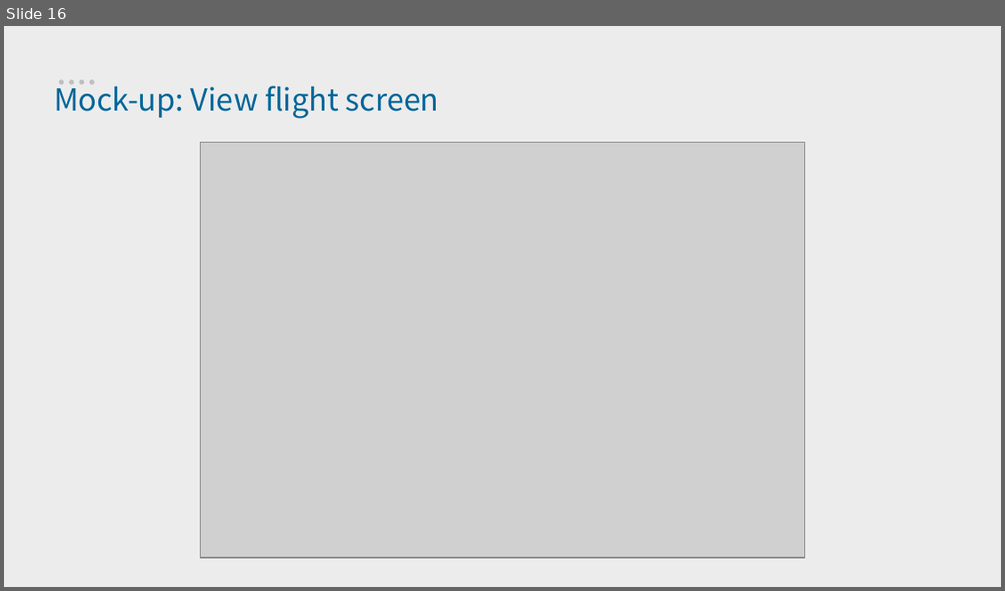
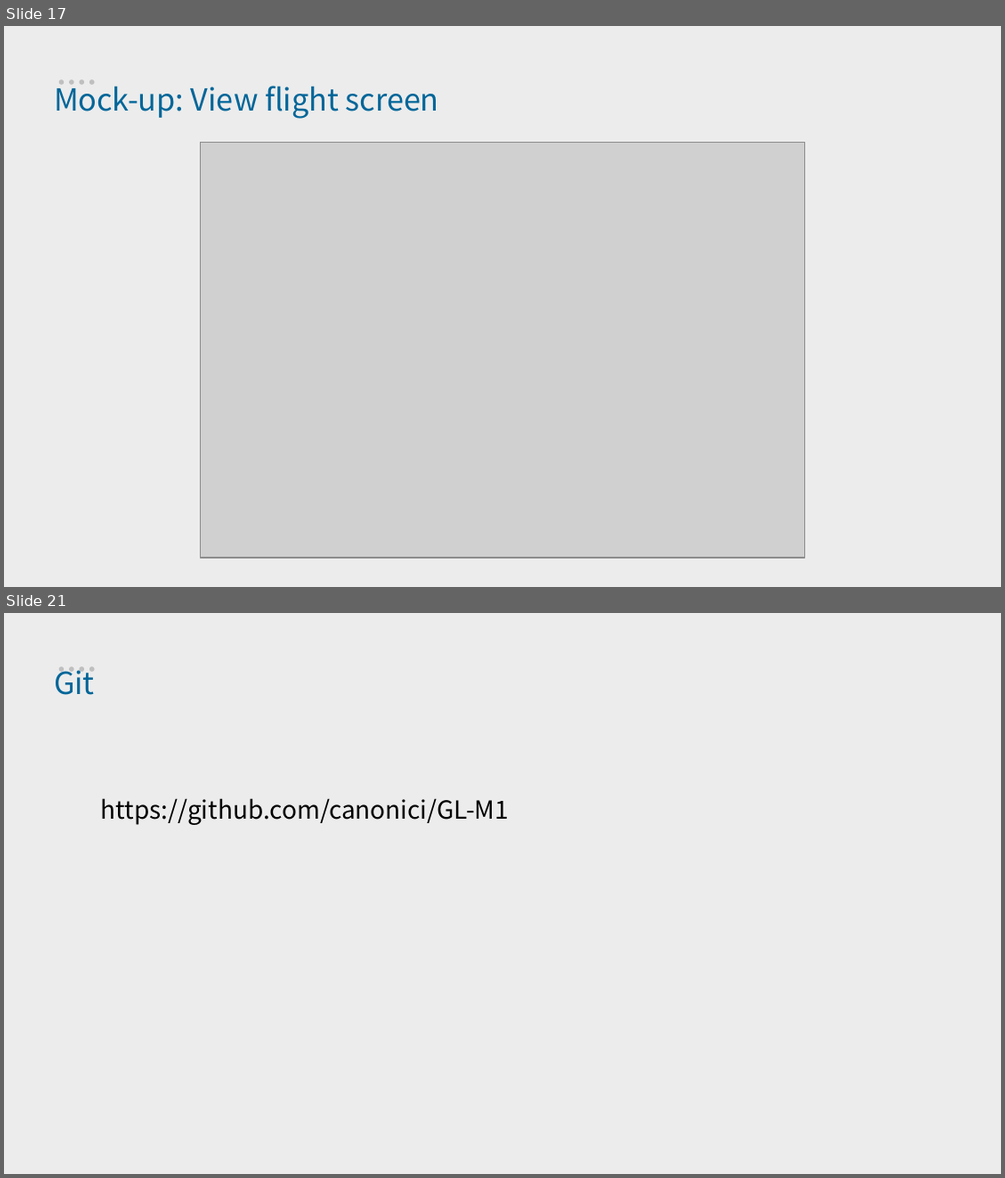
Before and after one commit to Samiaksabi/GL-M1, a slide deck: presentation/presentation.odp. Shown one above the other, each under a label of ours: slide 16 before the commit, slides 17 and 21 after it; the slides between them are not shown. The pictures are 1005x591 and 1005x1178 pixels, drawn with LibreOffice and Linux fonts; fonts in the diff are those of the drawing; grey boxes stand for pictures. Boxes give left, top, right and bottom in pixels: in the first picture for what was removed or moved away, otherwise in the second. Text is boxed around its words. In the diff, an @@ line names an element or a change of style, - is before the commit and + after.

```diff
--- a/presentation/presentation.odp
+++ b/presentation/presentation.odp
@@ slide 21 added at <box>4,613,1001,1174</box>, background #FFFFFF; not listed: 5 template elements that a slide beside it also shows @@
@@ title added at <box>54,667,95,695</box>, 22 pt, text #006699 @@
+Git
@@ text added at <box>101,798,509,825</box>, 18 pt, text #000000 @@
+https://github.com/canonici/GL-M1
@@ what was slide 16 is now slide 17 @@
```
Also in this commit, not shown: 2 slides changed, 5 other slides added, 2 slides removed, 18 other files.
